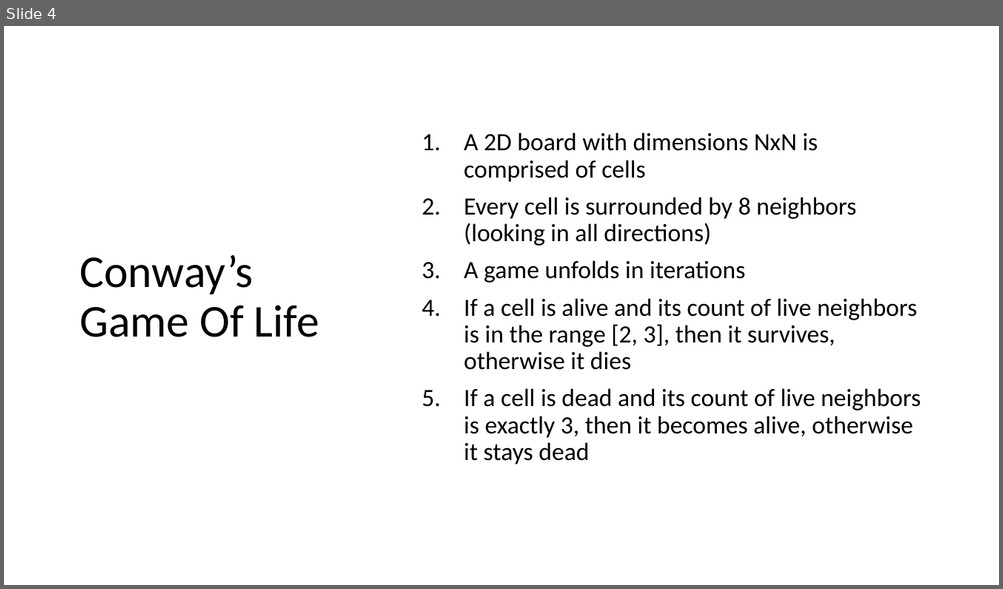
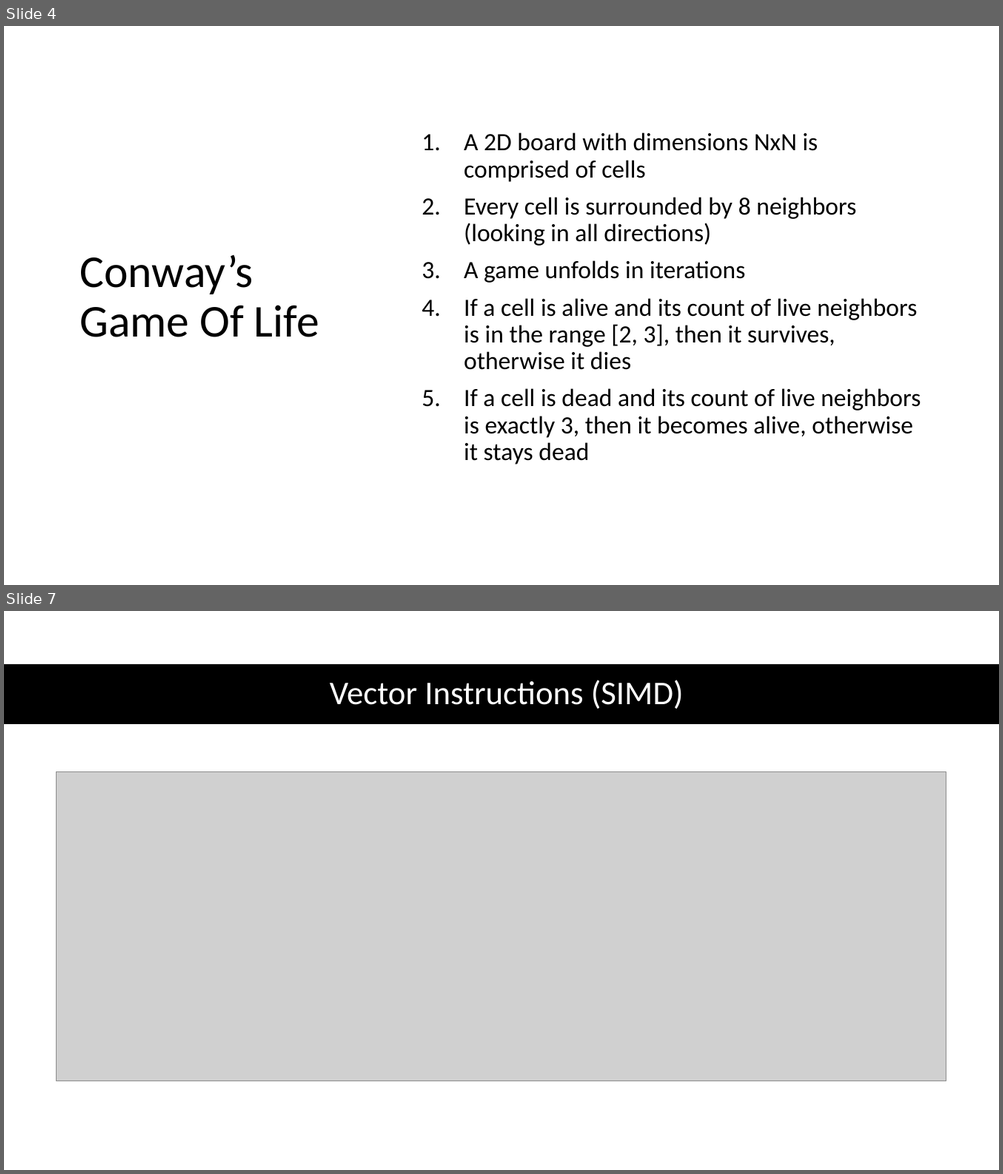
Before and after one commit to evarga/parallel-computing-lectures, a slide deck: lecture-6/presentation-6.pptx. Shown one above the other, each under a label of ours: slide 4 before the commit, slides 4 and 7 after it; the slides between them are not shown. The pictures are 1003x589 and 1003x1174 pixels, drawn with LibreOffice and Linux fonts; fonts in the diff are those of the drawing; grey boxes stand for pictures. Boxes give left, top, right and bottom in pixels: in the first picture for what was removed or moved away, otherwise in the second. Text is boxed around its words. In the diff, an @@ line names an element or a change of style, - is before the commit and + after.

```diff
--- a/lecture-6/presentation-6.pptx
+++ b/lecture-6/presentation-6.pptx
@@ slide 7 added at [4,611,999,1170], background #FFFFFF @@
@@ rectangle added at [4,664,999,724], fill #000000 @@
@@ title added at [330,680,683,709], 32 pt, text #FFFFFF @@
+Vector Instructions (SIMD)
@@ picture added at [57,772,946,1081] @@
```
Also in this commit, not shown: 3 slides changed, 4 other slides added, 11 other files.
